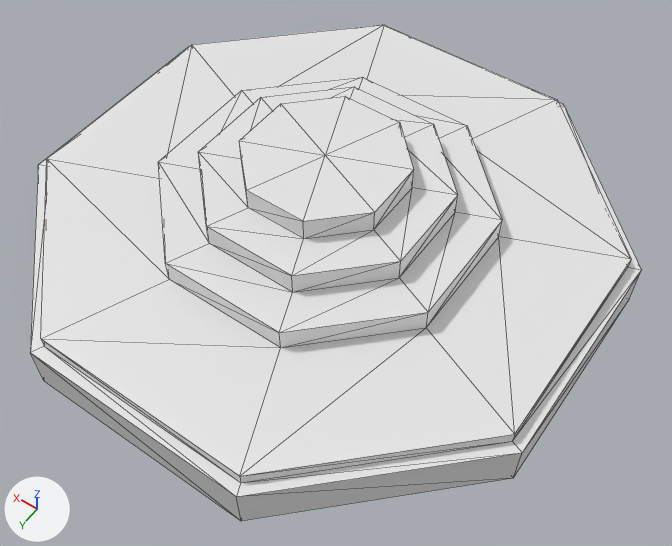
What one commit did to the glTF model assets/models/world_sky/sky_hub_disk.glb.
Camera for both pictures: a camera (50 mm lens) standing at (-31.0, 41.9, 57.7) and looking at (-3.3, 3.2, -3.1). Arrows for +X, +Y and +Z are at lower left; the lights stay in place. Mesh edges are drawn as thin lines. Vertices at the same position are counted once.

The first picture shows 'SkyHubDisk-col'.
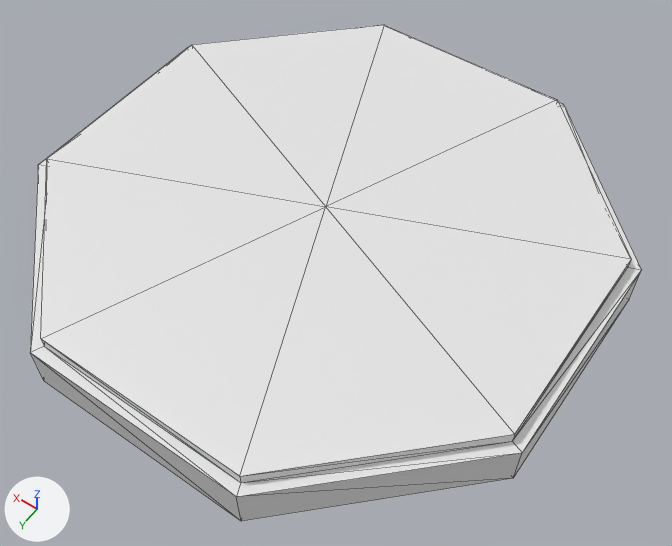
The change, as a list of edits to the scene's bpy script:
```text
Change me_skyhubdisk:
    used by ob_skyhubdisk_col; location = (0.0, 0.0, 0.0)
    remove me_skyhubdisk.from_pydata(...)  # 82 vertices, 160 faces; spans x -24.0..24.0, y -24.0..24.0, z -5.0..6.0
    add me_skyhubdisk.from_pydata(...)  # 34 vertices, 64 faces; spans x -24.0..24.0, y -24.0..24.0, z -5.0..0.0
    me_skyhubdisk part 1
    49 vertices are removed from x -13.3..13.3, y -13.3..13.3, z 0.0..6.0
    104 faces are deleted
    1 vertex is added at (0.0, 0.0, 0.0)
    8 new faces join them
```

What differs and where, as boxes [x1, y1, x2, y2] in the pictures (672 x 546 px):
part 1 of me_skyhubdisk, cut back
    both: [41, 25, 631, 476]
